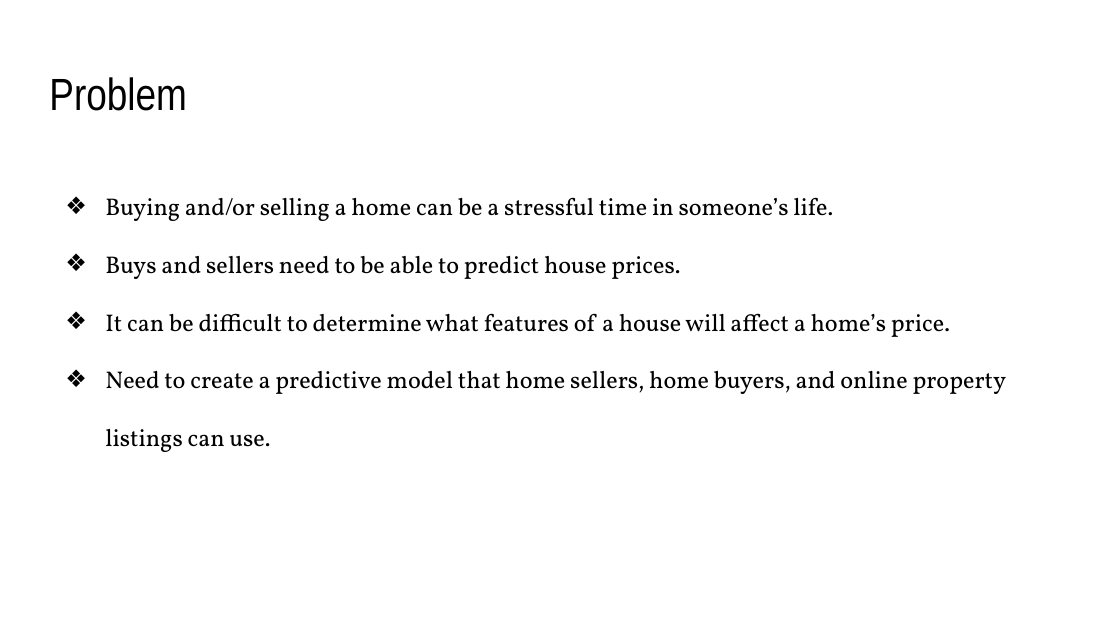
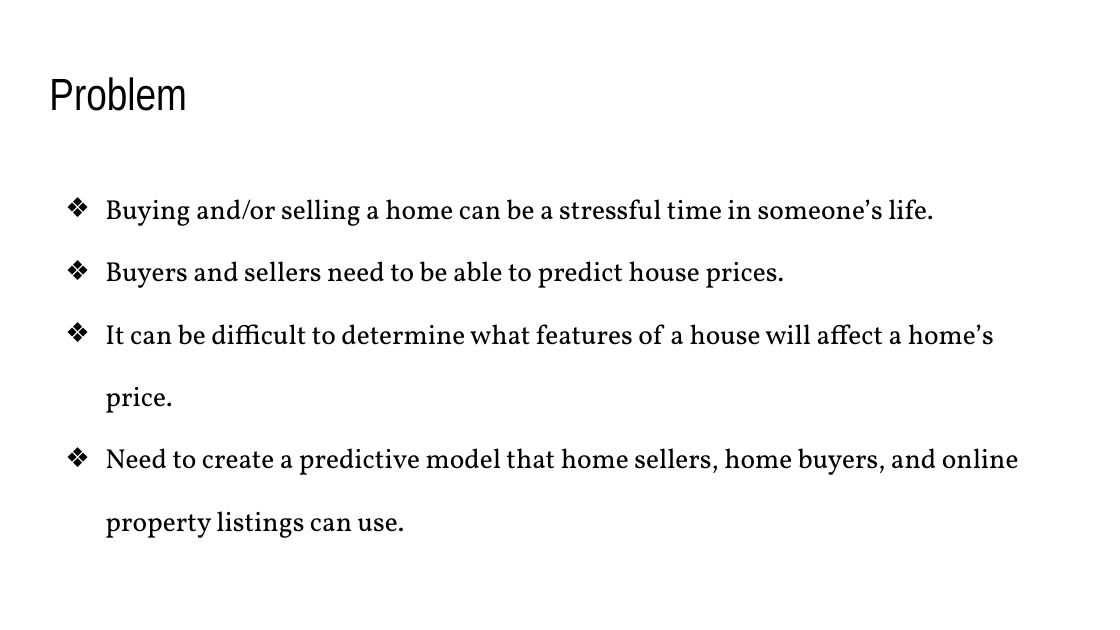
Before and after one commit to KierraDangerfield/Predicting-King-County-House-Prices, a slide deck: slide 2 of Reports/Predicting King County House Prices.pptx. Drawn at 1120x630 pixels with LibreOffice and Linux fonts; fonts in the diff are those of the drawing. Boxes give left, top, right and bottom in pixels: in the first picture for what was removed or moved away, otherwise in the second. Text is boxed around its words. In the diff, an @@ line names an element or a change of style, - is before the commit and + after.

```diff
--- a/Reports/Predicting King County House Prices.pptx
+++ b/Reports/Predicting King County House Prices.pptx
@@ text at bbox=[105, 199, 1019, 538]: size 15.5 to 17.6 pt in "Buying and/or selling a home can be ...", "It can be difficult to determine what ...", "Need to create a predictive model that ..."; line spacing 2 to 1.9 @@
@@ text at bbox=[105, 261, 784, 288]: text changed; size 15.5 to 17.6 pt @@
-❖ Buys and sellers need to be able to predict house prices.
+❖ Buyers and sellers need to be able to predict house prices.
```
Also in this commit, not shown: 9 other slides changed, 2 slides added.
